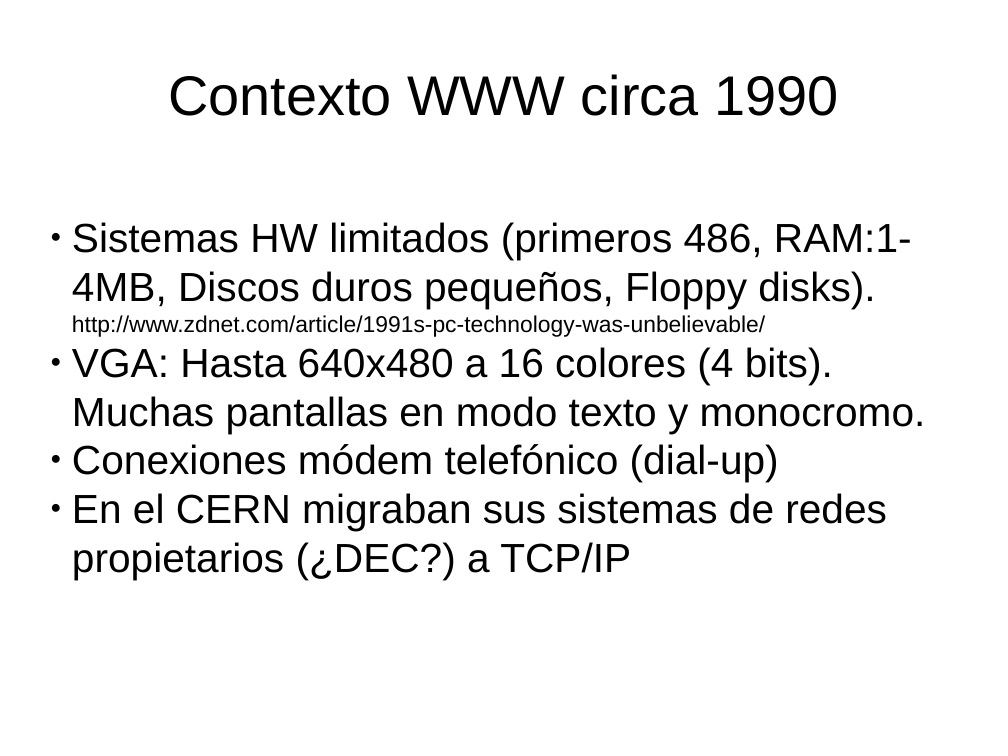
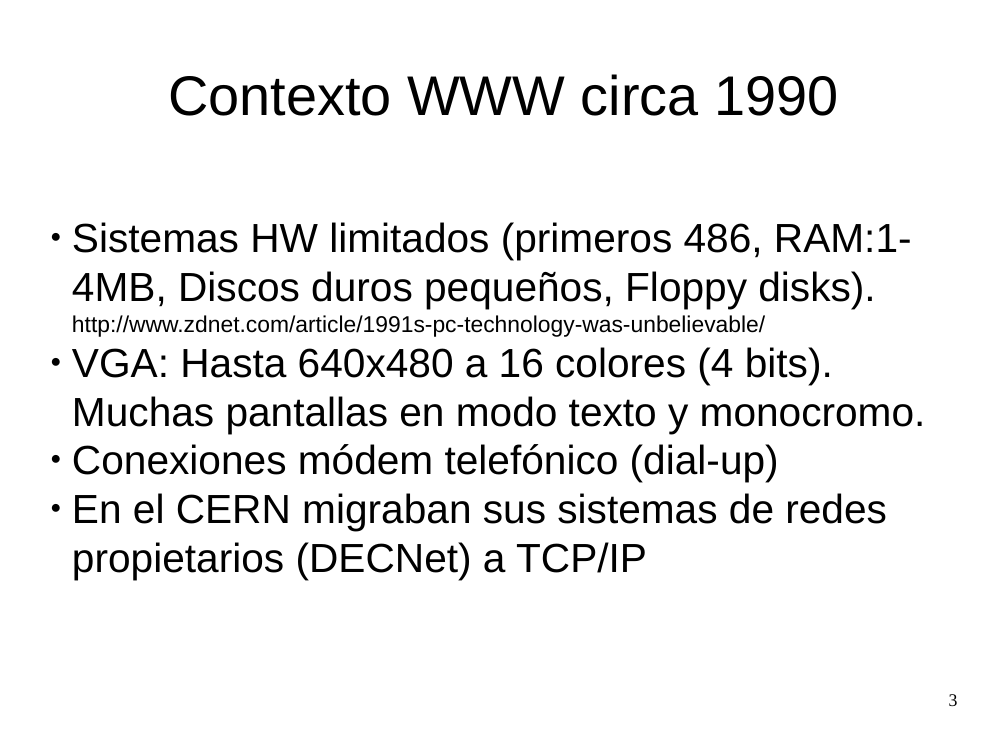
Before and after one commit to fjarandag/tic2, a slide deck: slide 3 of t02-www/102-historia.odp. Drawn at 1008x756 pixels with LibreOffice and Linux fonts; fonts in the diff are those of the drawing. Boxes give left, top, right and bottom in pixels: in the first picture for what was removed or moved away, otherwise in the second. Text is boxed around its words. In the diff, an @@ line names an element or a change of style, - is before the commit and + after.

```diff
--- a/t02-www/102-historia.odp
+++ b/t02-www/102-historia.odp
@@ subtitle at [72, 493, 887, 580]: text changed @@
-● En el CERN migraban sus sistemas de redes propietarios (¿DEC?) a TCP/IP
+● En el CERN migraban sus sistemas de redes propietarios (DECNet) a TCP/IP
@@ page number added at [949, 694, 958, 706], 14 pt, text #000000 @@
+3
```
Also in this commit, not shown: 4 other slides changed, 2 slides added, 2 other files.
